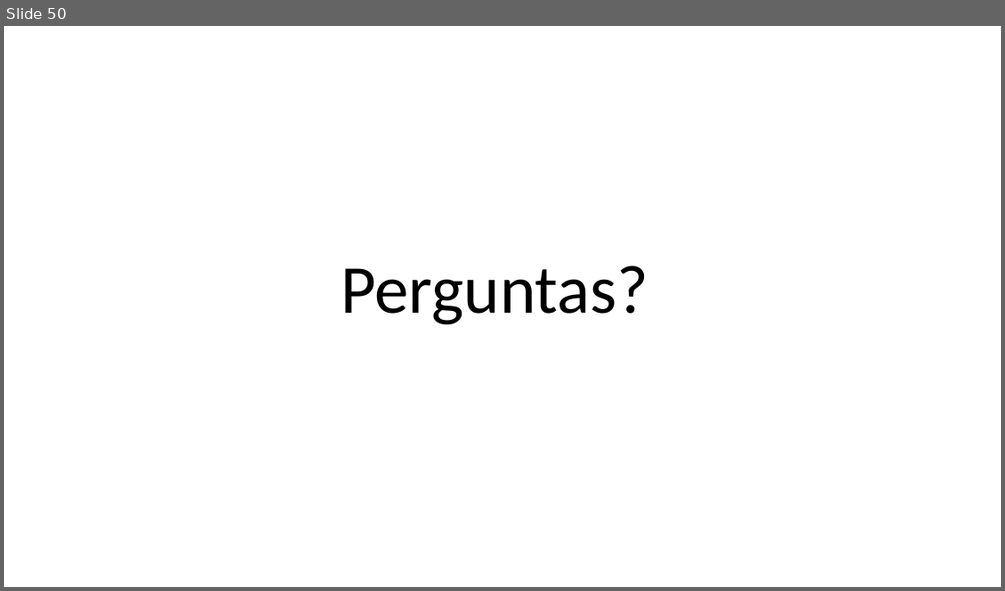
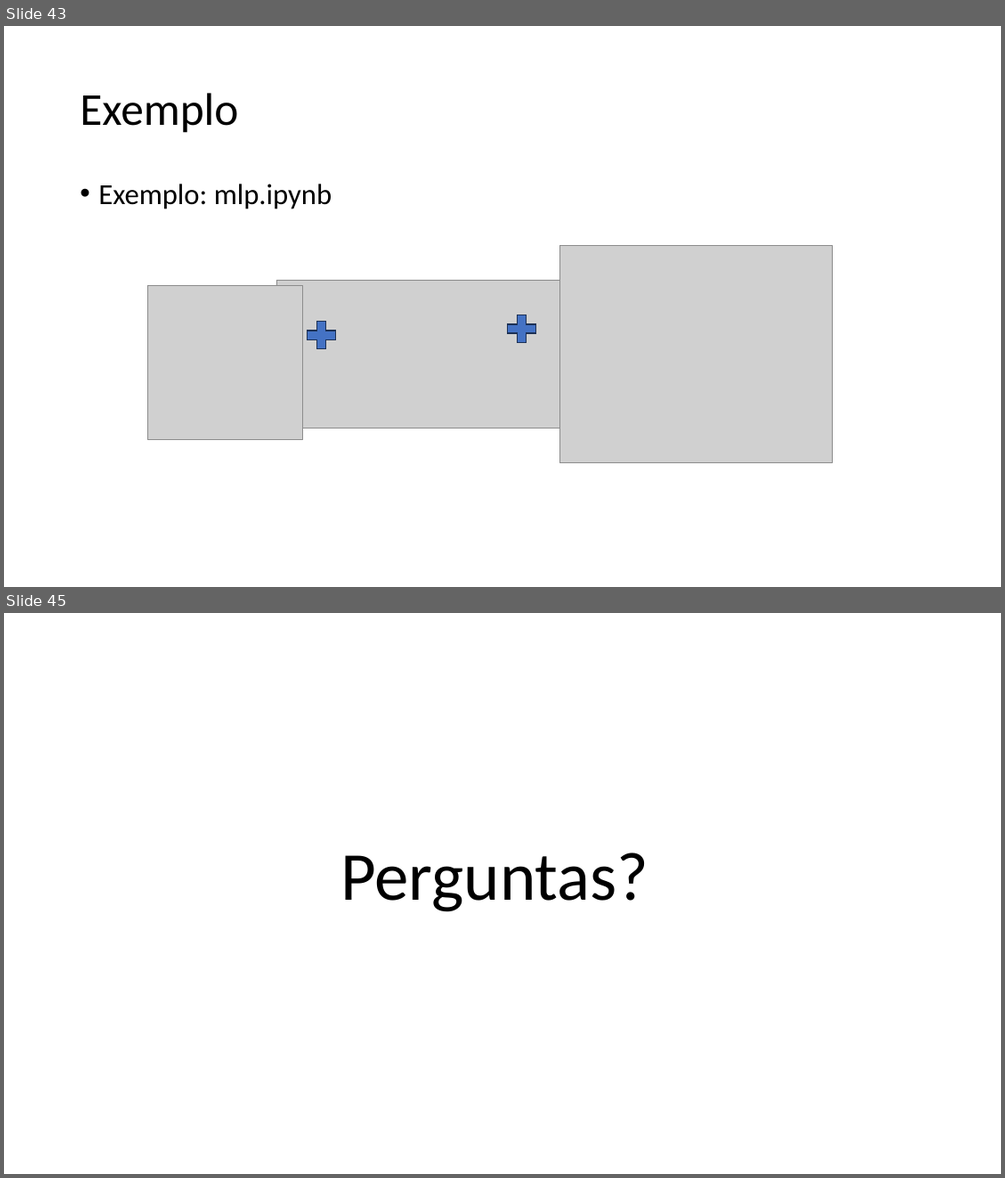
Before and after one commit to zz4fap/c24_inteligencia_artificial, a slide deck: slides/C24_MLP.pptx. Shown one above the other, each under a label of ours: slide 50 before the commit, slides 43 and 45 after it; the slides between them are not shown. The pictures are 1005x591 and 1005x1178 pixels, drawn with LibreOffice and Linux fonts; fonts in the diff are those of the drawing; grey boxes stand for pictures. Boxes give left, top, right and bottom in pixels: in the first picture for what was removed or moved away, otherwise in the second. Text is boxed around its words. In the diff, an @@ line names an element or a change of style, - is before the commit and + after.

```diff
--- a/slides/C24_MLP.pptx
+++ b/slides/C24_MLP.pptx
@@ slide 43 added at (x1=4, y1=26, x2=1001, y2=587), background #FFFFFF @@
@@ title added at (x1=80, y1=93, x2=238, y2=133), 44 pt, text #000000 @@
+Exemplo
@@ text added at (x1=98, y1=184, x2=332, y2=209), 28 pt, text #000000 @@
+• Exemplo: mlp.ipynb
@@ group added at (x1=147, y1=245, x2=832, y2=463): 3 pictures, 2 plus signs @@
@@ what was slide 50 is now slide 45 @@
```
Also in this commit, not shown: 1 slide changed, 11 other slides added, 4 slides removed.
